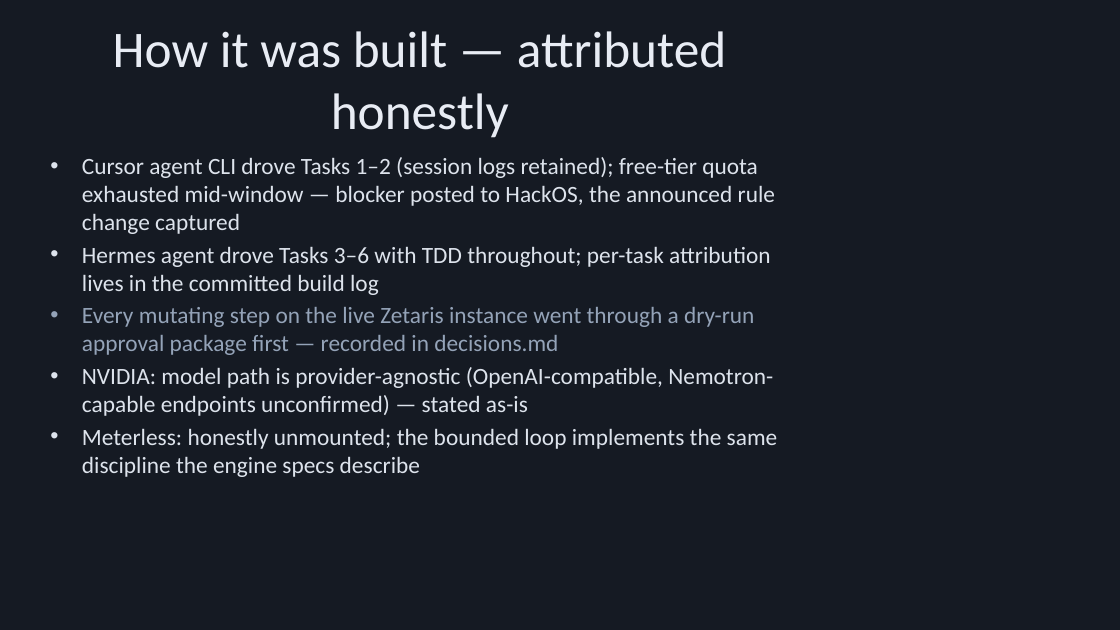
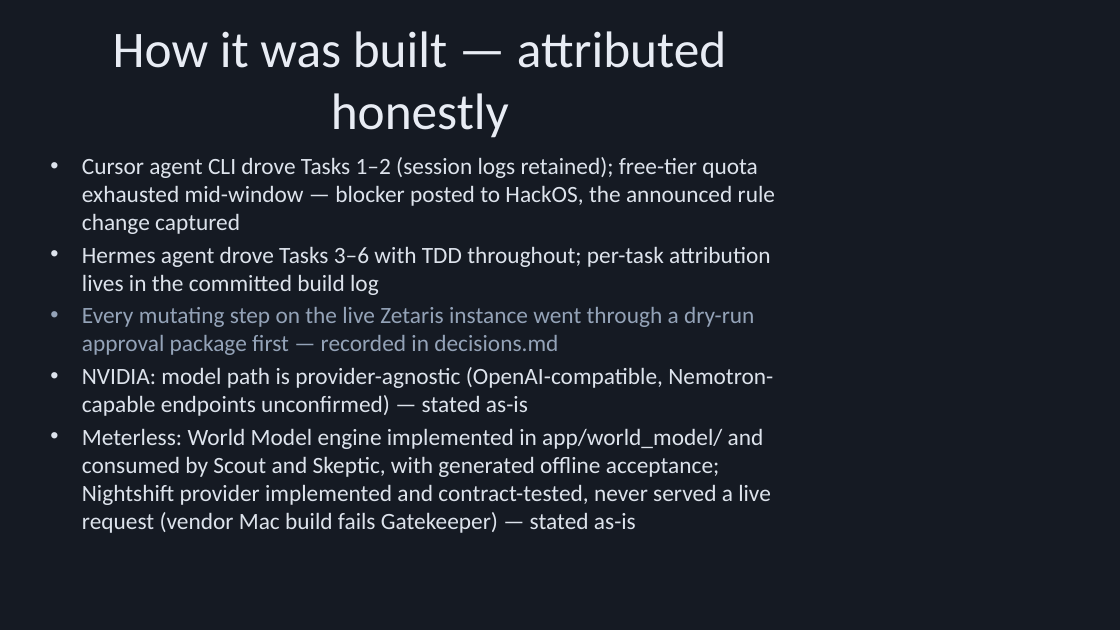
Before and after one commit to antnoumous/antynomoushackathon26, a slide deck: slide 10 of docs/demo/driftwatch-deck.pptx (slide 9 before the commit). Drawn at 1120x630 pixels with LibreOffice and Linux fonts; fonts in the diff are those of the drawing. Boxes give left, top, right and bottom in pixels: in the first picture for what was removed or moved away, otherwise in the second. Text is boxed around its words. In the diff, an @@ line names an element or a change of style, - is before the commit and + after.

Commit message:
docs(demo): rebuild narrated cut and deck for the Meterless integration

```diff
--- a/docs/demo/driftwatch-deck.pptx
+++ b/docs/demo/driftwatch-deck.pptx
@@ text at [82,429,771,533]: text changed @@
-• Meterless: honestly unmounted; the bounded loop implements the same discipline the engine specs describe
+• Meterless: World Model engine implemented in app/world_model/ and consumed by Scout and Skeptic, with generated offline acceptance; Nightshift provider implemented and contract-tested, never served a live request (vendor Mac build fails Gatekeeper) — stated as-is
```
Also in this commit, not shown: 2 other slides changed, 1 slide added, 15 other files.
